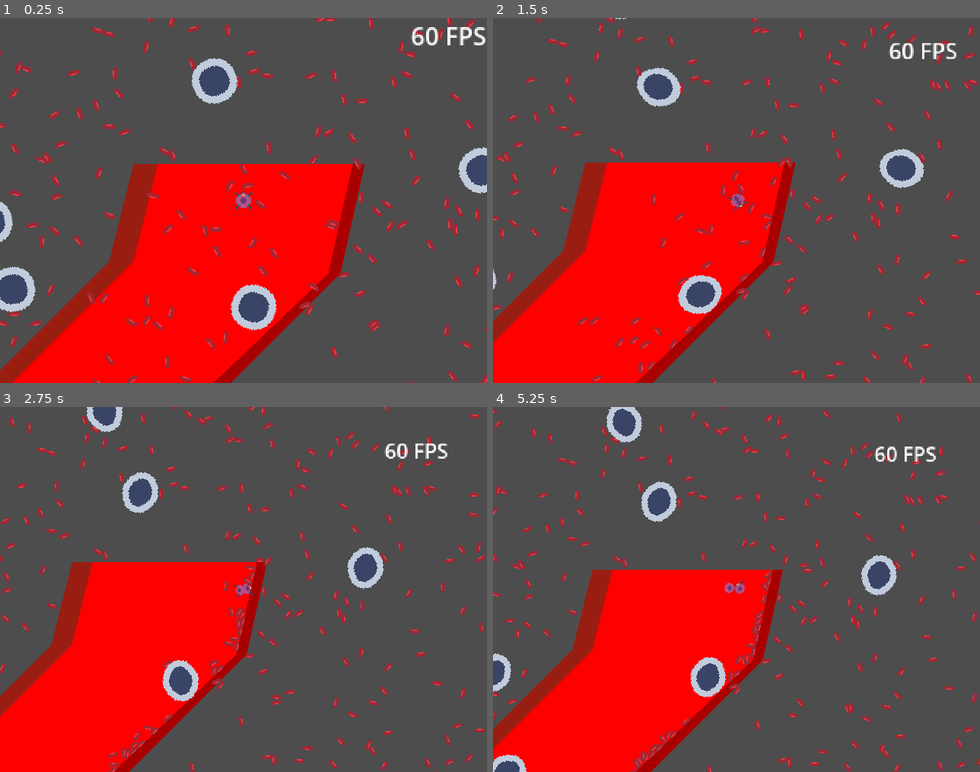
Above: before the commit, frames 1-4 (two rows, left to right).
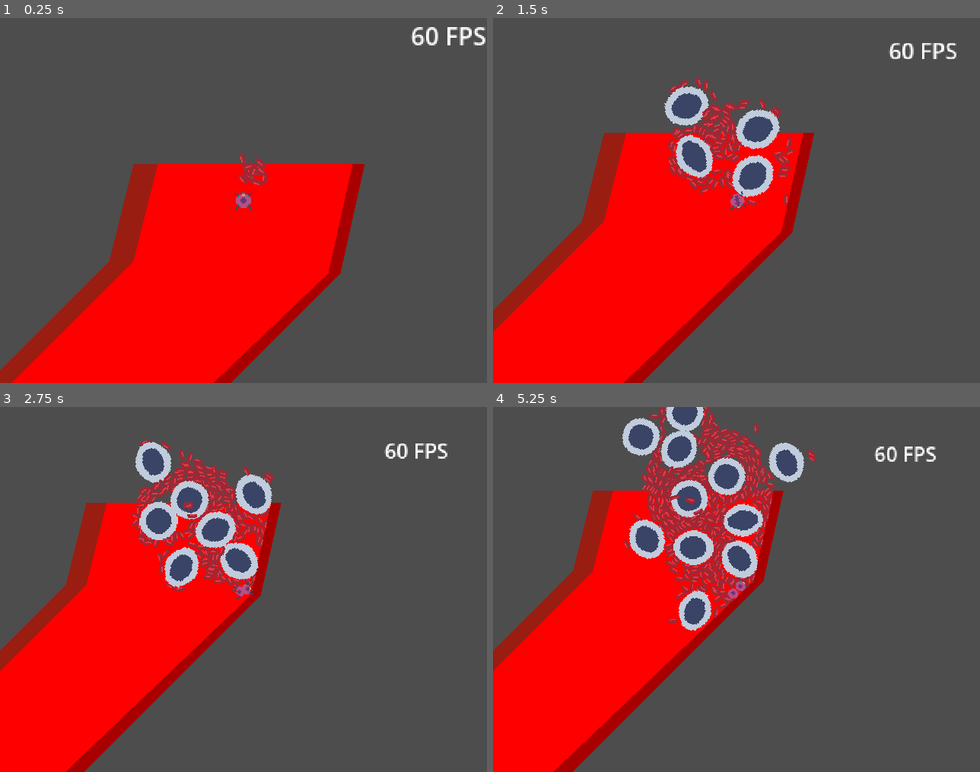
Above: after the commit, the same moments.

Repository: BertrandBordage/Bloody-Sarcoma
Game: Godot game, scene res://level_0.tscn
Same seed, same stepped clock (60 frames per second), same inputs: the game is played once before the commit and once after it.
Inputs (mouse positions are in pixels of both pictures, inside the frame that each line leads up to):
- Up to frame 1 (0.25 s): no input
- Up to frame 2 (1.5 s): tap Enter (ui_accept) at 0.5, 0.6, 0.77, 1.07 s; move the mouse to (843, 182) at 0.52 s; hold Right (ui_right) 0.53-1.25 s; click (843, 182) at 0.67 s; drag from (639, 218) to (736, 200) at 1.27 s
- Up to frame 3 (2.75 s): move the mouse to (292, 509) at 2.02 s; hold Right (ui_right) from 2.03 s (still down); tap Enter (ui_accept) at 2.1 s
- Up to frame 4 (5.25 s): release Right (ui_right) at 2.75 s; drag from (712, 662) to (590, 534) at 2.77 s; move the mouse to (882, 644) at 3.52 s; hold Left (ui_left) 3.53-4.25 s; tap Enter (ui_accept) at 3.6, 3.77, 4.07, 5.1 s; drag from (590, 534) to (736, 589) at 4.27 s; move the mouse to (760, 589) at 5.02 s; hold Down (ui_down) from 5.03 s (still down); click (760, 589) at 5.17 s

The runs differ from the first frame. In frame 1, 7.2% of the frame differs, in the area x 0-100%, y 0-100%; in frame 2, 16%; in frame 3, 22%; in frame 4, 33%.

Commit message:
Generates blood cells inside the vessel, upstream from current position.

Diff:
--- a/CellCluster.gd
+++ b/CellCluster.gd
@@ -12,7 +12,7 @@
 @onready var cells: Array[RigidBody2D] = [first_cell]
 @onready var smoothed_position: Vector2 = position
 var movement_force: Vector2 = Vector2.ZERO
-var look_at: Vector2 = Vector2.UP
+var rotation_vector: Vector2 = Vector2.UP
 
 
 func get_cells_average_position():
@@ -34,7 +34,7 @@
 
 
 func add_cell():
-    var candidate_cells = cells.filter(func (cell): return cell.can_perform_mitosis())
+    var candidate_cells = cells.filter(func (c): return c.can_perform_mitosis())
     if len(candidate_cells) == 0:
         return
     var cell = candidate_cells[randi_range(0, len(candidate_cells) - 1)]
@@ -55,6 +55,6 @@
         cell.apply_torque(
             ROTATION_SMOOTHING * cell.constant_torque
             + (1.0 - ROTATION_SMOOTHING) * TORQUE_STRENGTH * (
-                Vector2.RIGHT.rotated(cell.rotation).dot(look_at)
+                Vector2.RIGHT.rotated(cell.rotation).dot(rotation_vector)
             )
         )
--- a/PlayableCellCluster.gd
+++ b/PlayableCellCluster.gd
@@ -1,34 +1,18 @@
 extends Node2D
 
-@export var spawnable_scenes: Array[PackedScene]
-@export var spawnable_probabilities: Array[float]
 const ACCELERATION = 1.0
 const ZOOM_SMOOTHING = 0.995  # 0 < and < 1.
 const MIN_ZOOM = Vector2(0.5, 0.5)
 const MAX_ZOOM = Vector2(3.0, 3.0)
-const MAX_SPAWNED = 500
 @onready var initial_zoom = %Camera2D.zoom
 @onready var smoothed_zoom: Vector2 = initial_zoom
+@onready var spawn_exclusion_global_transform: Transform2D
+@onready var spawn_exclusion_polygon: PackedVector2Array
 
 
-func spawn_random(initial: bool = false):
-    var spawned = Math.choice(spawnable_scenes, spawnable_probabilities).instantiate()
-    spawned.rotation = randf_range(-PI, PI)
-    %Spawned.add_child(spawned)
-    if initial:
-        var area_size: Vector2 = %LoadedAreaShape.shape.get_rect().size
-        spawned.global_position = (
-            %LoadedAreaShape.global_position
-            + Vector2(randf() - 0.5, randf() - 0.5) * area_size
-        )
-    else:
-        %SpawnerPathFollow.progress_ratio = randf()
-        spawned.global_position = %SpawnerPathFollow.global_position
-
-
-func _ready():
-    for _i in range(MAX_SPAWNED):
-        spawn_random(true)
+func _process(_delta):
+    spawn_exclusion_global_transform = %SpawnExclusionShape.global_transform
+    spawn_exclusion_polygon = spawn_exclusion_global_transform * %SpawnExclusionShape.polygon
 
 
 func _physics_process(_delta):
@@ -39,7 +23,7 @@
     var smoothed_position = %CellCluster.smoothed_position
     var viewport = get_viewport()
     var viewport_size = viewport.get_visible_rect().size
-    %CellCluster.look_at = (
+    %CellCluster.rotation_vector = (
         (viewport.get_mouse_position() - viewport_size / 2) / viewport_size
     ).normalized()
     %Camera2D.position = smoothed_position
@@ -50,9 +34,8 @@
     )
     %Camera2D.zoom = smoothed_zoom
     %SpawningPath.scale = initial_zoom / smoothed_zoom
-    %LoadedArea.scale = initial_zoom / smoothed_zoom
+    %SpawnExclusionShape.scale = initial_zoom / smoothed_zoom
 
 
 func _on_loaded_area_body_exited(body):
     body.queue_free()
-    spawn_random()
--- a/blood_vessel.gd
+++ b/blood_vessel.gd
@@ -1,19 +1,55 @@
 extends Area2D
 
 
+const MAX_SPAWNED = 1000
+@export var spawnable_scenes: Array[PackedScene]
+@export var spawnable_probabilities: Array[float]
+var spawn_exclusion_global_transform: Transform2D
+var spawn_exclusion_polygon: PackedVector2Array
 var entered_bodies = []
 var in_membrane_bodies = []
+@onready var curve: Curve2D = %Path2D.curve
+
+
+func spawn_random(initial: bool = false):
+    if %Spawned.get_child_count() >= MAX_SPAWNED:
+        return
+
+    var spawned = Math.choice(spawnable_scenes, spawnable_probabilities).instantiate()
+    spawned.rotation = randf_range(-PI, PI)
+    %Spawned.add_child.call_deferred(spawned)
+    var spawned_position: Vector2
+    if initial:
+        # FIXME: Rewrite this and call it in `_ready`.
+        var area_size: Vector2 = %LoadedAreaShape.shape.get_rect().size
+        spawned_position = (
+            %LoadedAreaShape.global_position
+            + Vector2(randf() - 0.5, randf() - 0.5) * area_size
+        )
+    else:
+        var offset = curve.get_closest_offset(spawn_exclusion_global_transform.get_origin())
+        var point: Vector2
+        while offset > 0:
+            point = %Path2D.global_position + curve.sample_baked(offset)
+            if not Geometry2D.is_point_in_polygon(point, spawn_exclusion_polygon):
+                break
+            offset -= 10
+        spawned_position = point
+    spawned.set_deferred("global_position", spawned_position)
 
 
 func _process(_delta):
-    var curve: Curve2D = $Path2D.curve
+    spawn_random()
+
     for body in get_overlapping_bodies():
         if body is RigidBody2D:
             if body not in in_membrane_bodies:
                 body.collision_mask |= 0b10
             var offset = curve.get_closest_offset(body.global_position)
-            var rotation: float = curve.sample_baked_with_rotation(offset).get_rotation()
-            body.apply_force(Heartbeat.blood_pressure * Vector2.UP.rotated(rotation))
+            var flow_rotation: float = curve.sample_baked_with_rotation(offset).get_rotation()
+            body.apply_force(
+                Heartbeat.blood_pressure * Vector2.UP.rotated(flow_rotation)
+            )
 
 
 func _on_body_exited(body):
--- a/blood_vessel.tscn
+++ b/blood_vessel.tscn
@@ -1,15 +1,19 @@
-[gd_scene load_steps=3 format=3 uid="uid://dm0f3yccbu33i"]
+[gd_scene load_steps=5 format=3 uid="uid://dm0f3yccbu33i"]
 
 [ext_resource type="Script" path="res://blood_vessel.gd" id="1_nhmg3"]
+[ext_resource type="PackedScene" uid="uid://cbkcwlw0kc3nk" path="res://lymphocyte.tscn" id="2_jfo2s"]
+[ext_resource type="PackedScene" uid="uid://d4fbq3qboenqe" path="res://red_blood_cell.tscn" id="3_wqr8a"]
 
 [sub_resource type="Curve2D" id="Curve2D_eceop"]
 _data = {
-"points": PackedVector2Array(13.1366, -78.8196, -13.1366, 78.8196, 1016, 8, 13.6621, -36.7825, -13.6621, 36.7825, 1000, 72, 31.5139, -22.3758, -31.5139, …(161 unchanged characters)…
+"points": PackedVector2Array(22.8775, -75.6482, -22.8775, 75.6482, 1024, 0, 14.5682, -36.1029, -14.5682, 36.1029, 1000, 72, 31.5139, -22.3758, -31.5139, …(161 unchanged characters)…
 }
 point_count = 6
 
 [node name="BloodVessel" type="Area2D"]
 script = ExtResource("1_nhmg3")
+spawnable_scenes = Array[PackedScene]([ExtResource("2_jfo2s"), ExtResource("3_wqr8a")])
+spawnable_probabilities = Array[float]([1.0, 30.0])
 
 [node name="Polygon2D" type="Polygon2D" parent="."]
 position = Vector2(2.24242, 0)
@@ -23,6 +27,7 @@
 polygon = PackedVector2Array(143.005, 1001.03, 1258.44, 1115.44, 2230.87, 1115.44, 3174.71, 858.028, 3803.93, 257.409, 3861.13, 0, 3403.51, 0, 3346.31, 228.808, 3031.7, 543.418, 2202.27, 772.226, 1258.44, 800.826, 143.005, 657.822, -28.601, 600.62, -28.601, 943.831)
 
 [node name="Path2D" type="Path2D" parent="."]
+unique_name_in_owner = true
 curve = SubResource("Curve2D_eceop")
 
 [node name="UpperMembrane" type="StaticBody2D" parent="."]
@@ -57,6 +62,9 @@
 [node name="CollisionPolygon2D" type="CollisionPolygon2D" parent="LowerMembrane/LowerMembraneArea"]
 polygon = PackedVector2Array(0, 264, 48, 280, 360, 312, 632, 312, 896, 240, 1072, 72, 1088, 0, 1096, 0, 1080, 72, 904, 248, 640, 320, 360, 320, 48, 288, 0, 272)
 
+[node name="Spawned" type="Node2D" parent="."]
+unique_name_in_owner = true
+
 [connection signal="body_exited" from="." to="." method="_on_body_exited"]
 [connection signal="body_entered" from="UpperMembrane/UpperMembraneArea" to="." method="_on_membrane_area_body_entered"]
 [connection signal="body_exited" from="UpperMembrane/UpperMembraneArea" to="." method="_on_membrane_area_body_exited"]
--- a/level_0.gd
+++ b/level_0.gd
@@ -4,3 +4,8 @@
 
 func _ready():
     Heartbeat.start()
+
+
+func _process(_delta):
+    %BloodVessel.spawn_exclusion_global_transform = %PlayableCellCluster.spawn_exclusion_global_transform
+    %BloodVessel.spawn_exclusion_polygon = %PlayableCellCluster.spawn_exclusion_polygon
--- a/level_0.tscn
+++ b/level_0.tscn
@@ -8,6 +8,8 @@
 script = ExtResource("1_6mmf6")
 
 [node name="BloodVessel" parent="." instance=ExtResource("1_061b8")]
+unique_name_in_owner = true
 
 [node name="PlayableCellCluster" parent="." instance=ExtResource("6_1ntlw")]
+unique_name_in_owner = true
 position = Vector2(1016, 24)
--- a/playable_cell_cluster.tscn
+++ b/playable_cell_cluster.tscn
@@ -1,10 +1,8 @@
-[gd_scene load_steps=8 format=3 uid="uid://11qi1e3xb58u"]
+[gd_scene load_steps=6 format=3 uid="uid://11qi1e3xb58u"]
 
 [ext_resource type="Script" path="res://PlayableCellCluster.gd" id="1_xxuoo"]
 [ext_resource type="PackedScene" uid="uid://coyr0uw66cmlm" path="res://cell_cluster.tscn" id="2_8edd7"]
-[ext_resource type="PackedScene" uid="uid://cbkcwlw0kc3nk" path="res://lymphocyte.tscn" id="2_g8sba"]
 [ext_resource type="PackedScene" uid="uid://dawsk28a6rcs6" path="res://fps.tscn" id="3_nwi2t"]
-[ext_resource type="PackedScene" uid="uid://d4fbq3qboenqe" path="res://red_blood_cell.tscn" id="3_yaxnn"]
 
 [sub_resource type="Curve2D" id="Curve2D_pckr6"]
 _data = {
@@ -17,8 +15,6 @@
 
 [node name="PlayableCellCluster" type="Node2D"]
 script = ExtResource("1_xxuoo")
-spawnable_scenes = Array[PackedScene]([ExtResource("2_g8sba"), ExtResource("3_yaxnn")])
-spawnable_probabilities = Array[float]([1.0, 30.0])
 
 [node name="CellCluster" parent="." instance=ExtResource("2_8edd7")]
 unique_name_in_owner = true
@@ -53,4 +49,8 @@
 unique_name_in_owner = true
 shape = SubResource("RectangleShape2D_0i2i1")
 
+[node name="SpawnExclusionShape" type="CollisionPolygon2D" parent="Camera2D"]
+unique_name_in_owner = true
+polygon = PackedVector2Array(-192, -152, -192, 152, 192, 152, 192, -152)
+
 [connection signal="body_exited" from="Camera2D/LoadedArea" to="." method="_on_loaded_area_body_exited"]
